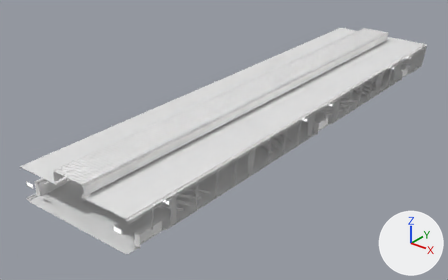
The FBX model models/airport gates/AirportConcourse_L2.fbx as it was, and as the next commit left it.
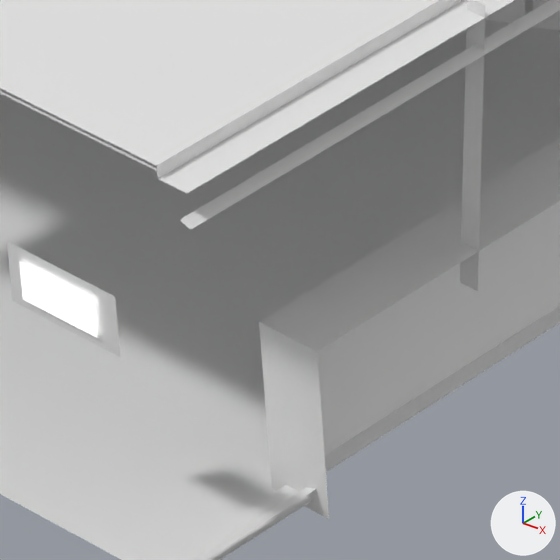
The first picture shows the older version from a 50 mm lens placed at (110.0, -70.8, 96.3), pointed at (-8.6, 77.5, 4.4). The close-ups show the older and then the newer version on the part from 25% to 36% of the width and 73% to 90% of the height of that picture. Only the edits that show in the close-ups are written down. The axes (+X, +Y, +Z) are drawn at lower right. The lights are the same throughout. Where no turn or scale is listed for an object, it has been applied to the vertices.

Before the edit, the objects in view are built like this:
```python
me_plane_081 = bpy.data.meshes.new('Plane.081')
me_plane_081.from_pydata(...)  # 256 vertices, 64 faces; spans x -16.7..16.7, y -29.6..28.7, z 0.0..0.8
me_plane_081.materials.append(mat_airportconcourse_l1)  # white #e7e7e7
me_plane_083 = bpy.data.meshes.new('Plane.083')
me_plane_083.from_pydata(...)  # 1223 vertices, 460 faces; spans x -20.0..20.0, y 0.0..160.0, z 10.0..14.0
me_plane_083.materials.append(mat_airportconcourse_l1)  # white #e7e7e7
me_plane_084 = bpy.data.meshes.new('Plane.084')
me_plane_084.from_pydata(...)  # 630 vertices, 192 faces; spans x -21.0..21.0, y 0.0..170.0, z 0.0..10.0
me_plane_084.materials.append(mat_airportconcourse_l1)  # white #e7e7e7
ob_lod2_ceiling = bpy.data.objects.new('lod2 ceiling', me_plane_083)
ob_lod2_ceiling.location = (0.0, 7.0, 10.0)
ob_terminalseating_l2 = bpy.data.objects.new('TerminalSeating_L2', me_plane_081)
ob_terminalseating_l2.location = (0.0, 55.0, 10.0)
ob_walls = bpy.data.objects.new('walls', me_plane_084)
ob_walls.location = (0.0, 7.0, 10.0)
# also in view: 'floor.003' at (0.0, 90.8, 10.0); 'Sign_Gate_205' at (16.6, 14.9, 15.7)
```
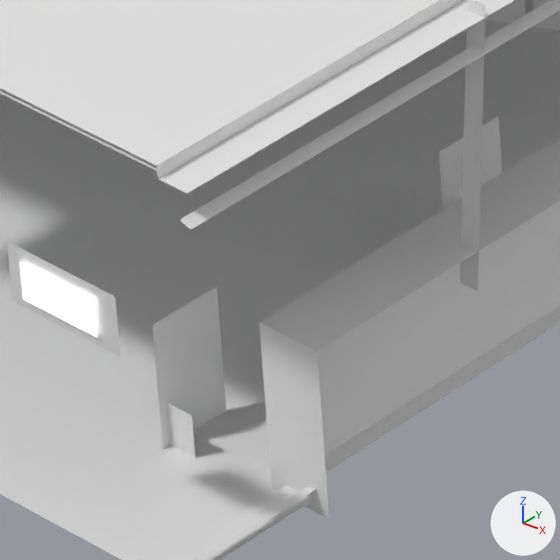
Changed parts and their boxes [x1, y1, x2, y2] in the close-ups (560 x 560 px):
'BoardingDesk_L2', added: after [153, 116, 502, 458]

Diff of the bpy script that builds the scene:
```diff
--- a/models/airport gates/AirportConcourse_L2.fbx.py
+++ b/models/airport gates/AirportConcourse_L2.fbx.py
@@ me_vert_012 @@
+me_vert_012.from_pydata([(-0.09, -3.16, 0.0), (-0.09, -4.92, 0.0), (-0.09, -3.16, 3.0), (-0.09, -4.92, 3.0), (-0.09, 0.79, 0.0), (-0.09, -0.79, 0.0), (-0.09, 0.79, 1.04), (-0.09, -0.79, 1.04), (0.65, -0.79, 0.0), (0.65, -0.79, 1.04), (-0.09, -4.72, 0.0), (-0.09, -4.72, 1.04), (0.65, -4.72, 0.0), (0.65, -4.72, 1.04), (-0.09, 3.16, 0.0), (-0.09, 4.92, 0.0), (-0.09, 3.16, 3.0), (-0.09, 4.92, 3.0), (0.65, 3.16, 1.04), (0.65, 3.16, 0.0), (-0.09, 3.16, 1.04)], [], [(1, 3, 2, 0), (5, 7, 6, 4), (7, 5, 8, 9), (11, 10, 12, 13), (15, 14, 16, 17), (20, 14, 19, 18)])
+me_vert_012.materials.append(mat_airportconcourse_l1)  # white #e7e7e7
@@ ob_boardingdesk_l2 @@
+ob_boardingdesk_l2 = bpy.data.objects.new('BoardingDesk_L2', me_vert_012)
+ob_boardingdesk_l2.location = (15.66, 15.0, 10.0)
```
